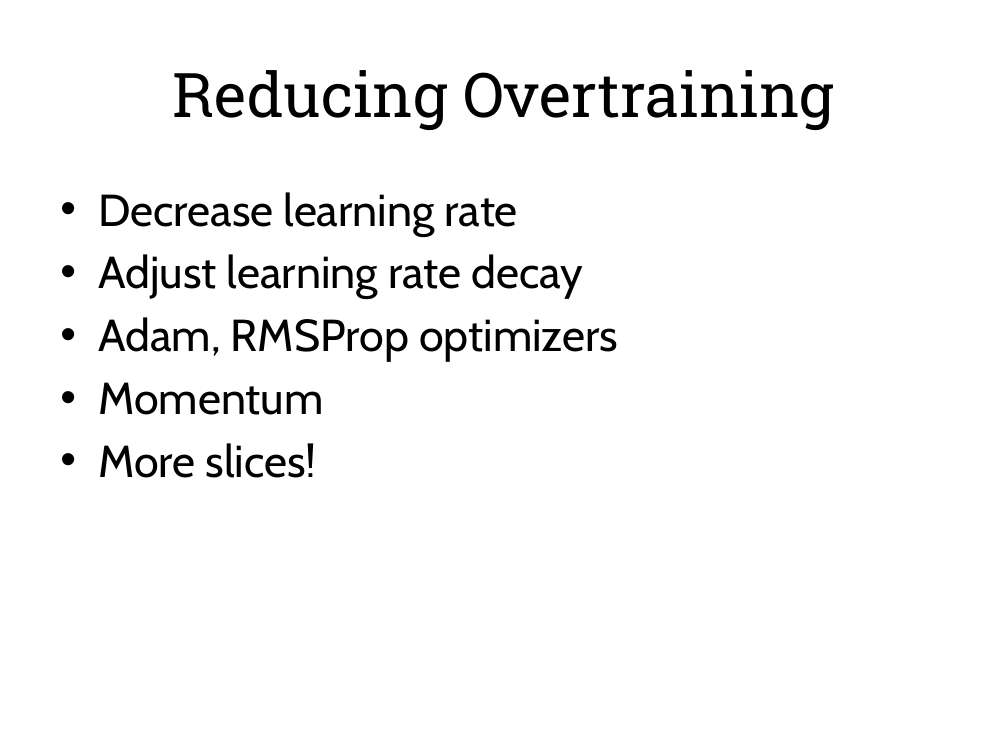
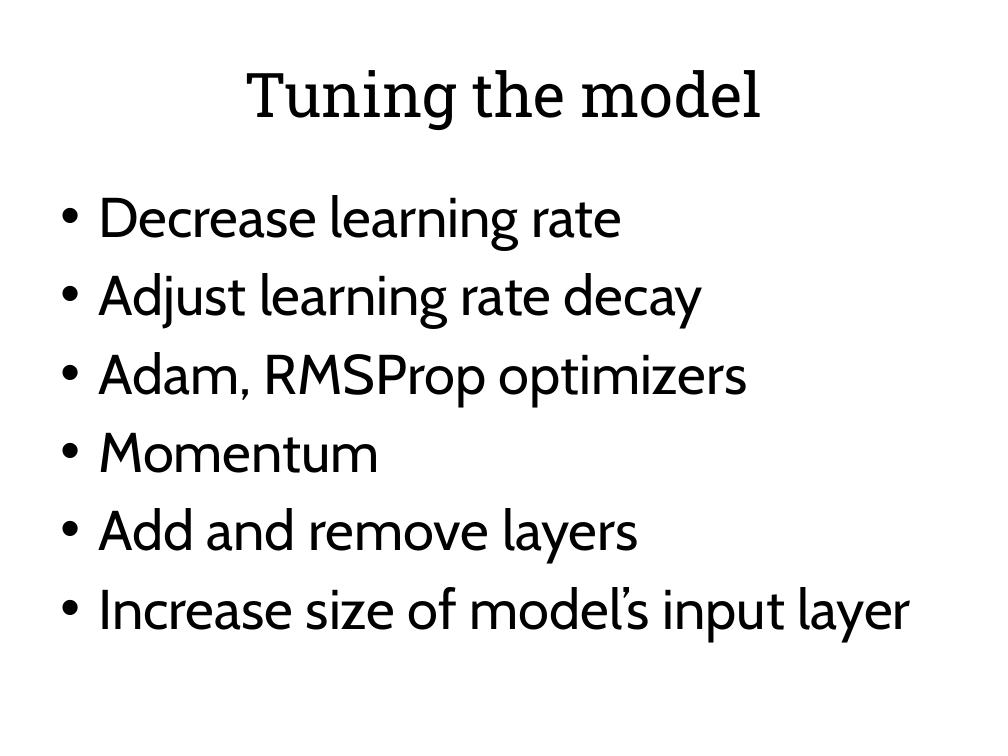
Before and after one commit to 3dspace/machine-learning-at-scale, a slide deck: slide 14 of training_birdsong_classifiers.pptx (slide 12 before the commit). Drawn at 1008x756 pixels with LibreOffice and Linux fonts; fonts in the diff are those of the drawing. Boxes give left, top, right and bottom in pixels: in the first picture for what was removed or moved away, otherwise in the second. Text is boxed around its words. In the diff, an @@ line names an element or a change of style, - is before the commit and + after.

```diff
--- a/training_birdsong_classifiers.pptx
+++ b/training_birdsong_classifiers.pptx
@@ title at (x1=245, y1=70, x2=763, y2=130): text changed @@
-Reducing Overtraining
+Tuning the model
@@ text at (x1=98, y1=195, x2=748, y2=473): size 32 to 40 pt in "Decrease learning rate", "Adjust learning rate decay", "Adam, RMSProp optimizers", "Momentum"; more space between paragraphs @@
@@ text at (x1=98, y1=508, x2=911, y2=641): text changed; size 32 to 40 pt @@
-• More slices!
+• Add and remove layers
+• Increase size of model’s input layer
```
Also in this commit, not shown: 2 other slides changed, 4 slides added.
